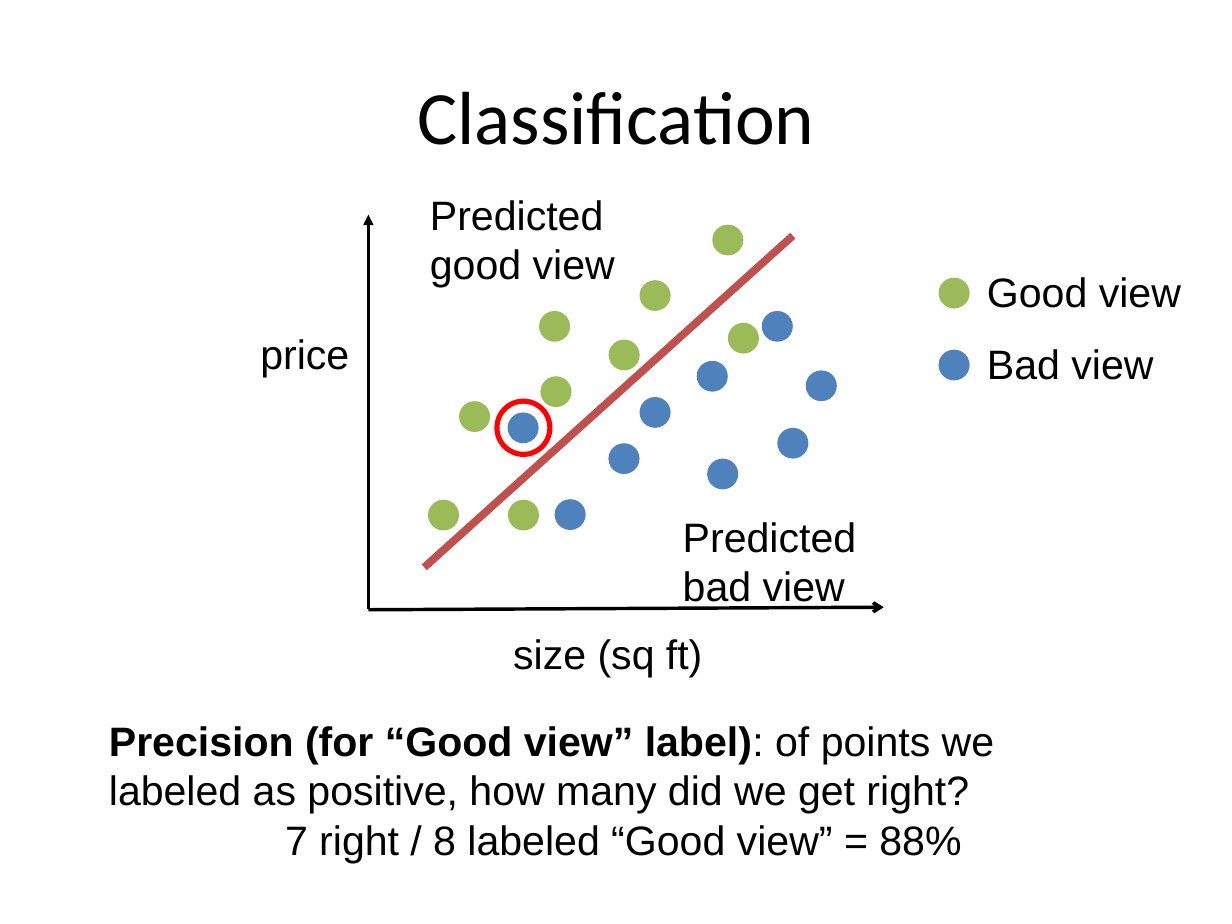
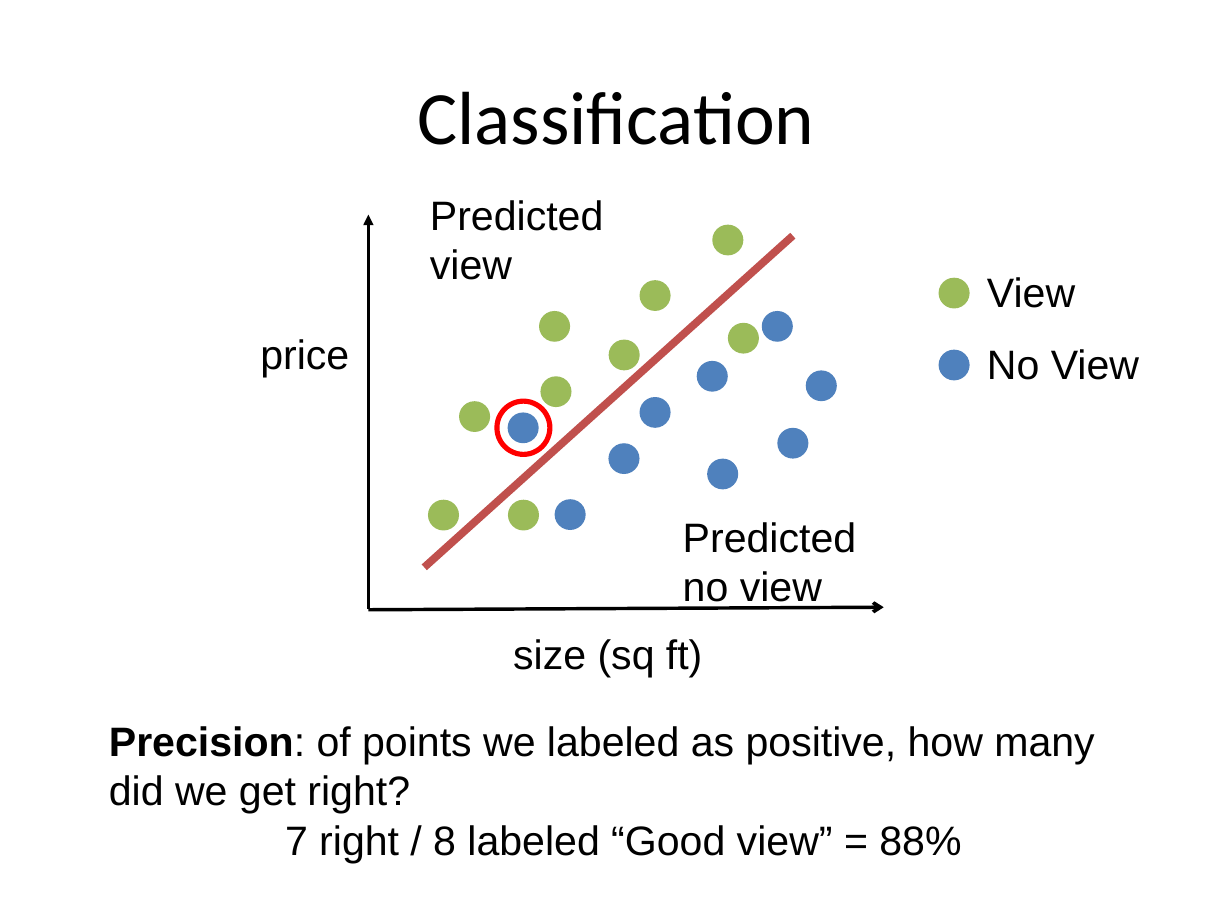
Before and after one commit to aloksharma1993/techfest-ml-tutorial, a slide deck: slide 19 of Techfest_ML.pptx. Drawn at 1232x924 pixels with LibreOffice and Linux fonts; fonts in the diff are those of the drawing. Boxes give left, top, right and bottom in pixels: in the first picture for what was removed or moved away, otherwise in the second. Text is boxed around its words. In the diff, an @@ line names an element or a change of style, - is before the commit and + after.

```diff
--- a/Techfest_ML.pptx
+++ b/Techfest_ML.pptx
@@ text at (x1=430, y1=200, x2=603, y2=280): text changed @@
-Predicted good view
+Predicted view
@@ text at (x1=987, y1=277, x2=1075, y2=308): text changed @@
-Good view
+View
@@ text at (x1=987, y1=349, x2=1139, y2=380): text changed @@
-Bad view
+No View
@@ text at (x1=683, y1=522, x2=856, y2=609): text changed @@
-Predicted bad view
+Predicted no view
@@ text at (x1=109, y1=726, x2=1094, y2=814): text changed @@
-Precision (for “Good view” label): of points we labeled as positive, how many did we get right?
+Precision: of points we labeled as positive, how many did we get right?
```
Also in this commit, not shown: 5 other slides changed.
